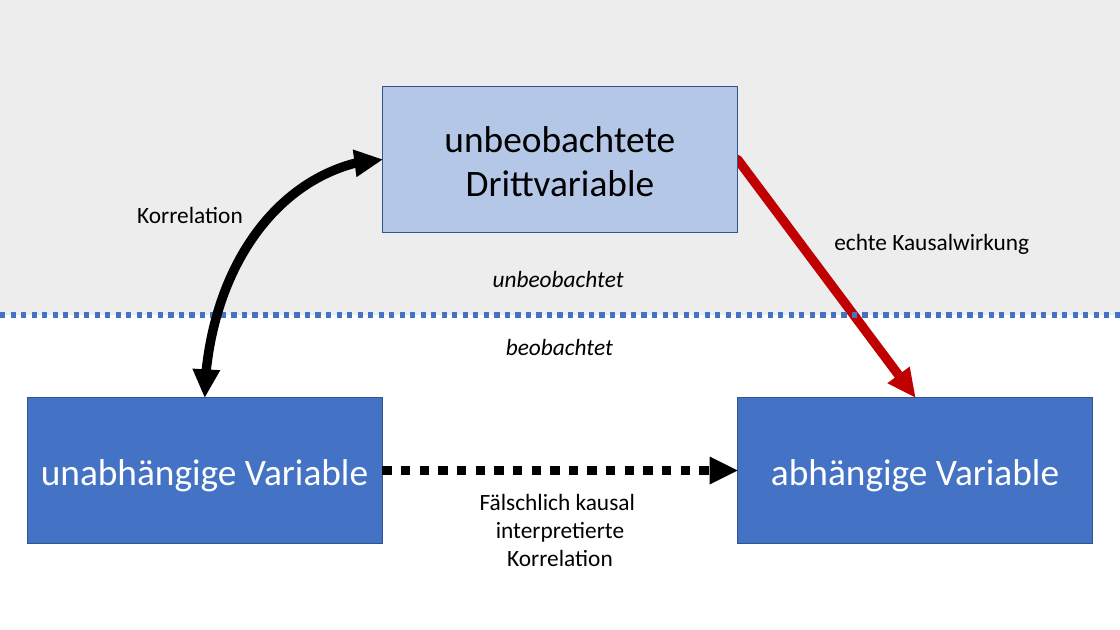
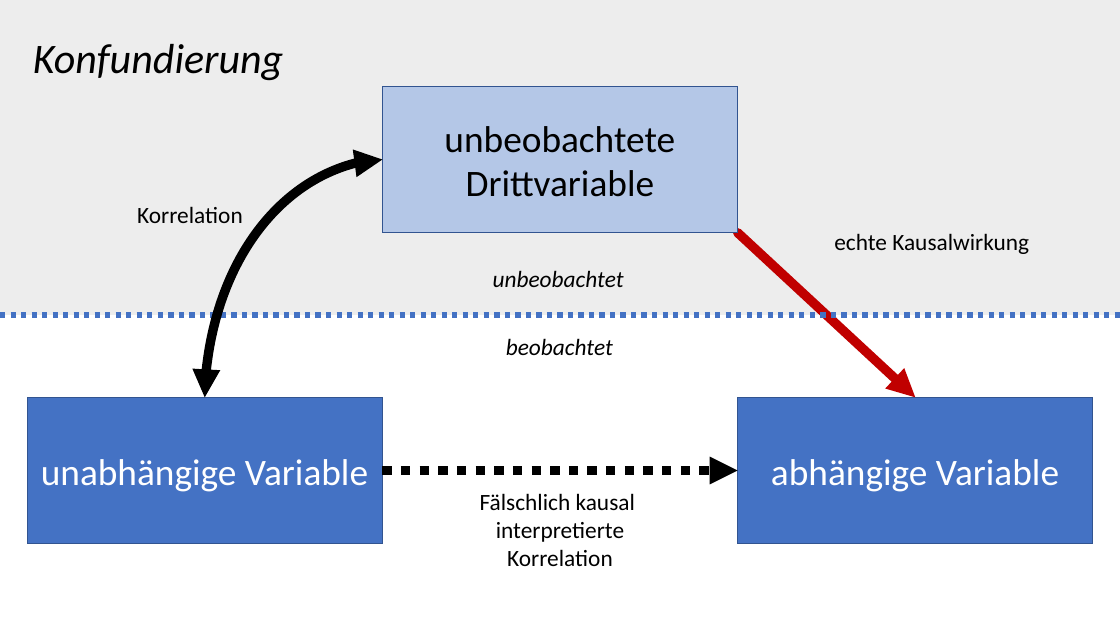
Before and after one commit to ctreffe/statspace, a slide deck: slide 1 of docs/files/slides.pptx. Drawn at 1120x630 pixels with LibreOffice and Linux fonts; fonts in the diff are those of the drawing. Boxes give left, top, right and bottom in pixels: in the first picture for what was removed or moved away, otherwise in the second. Text is boxed around its words. In the diff, an @@ line names an element or a change of style, - is before the commit and + after.

```diff
--- a/docs/files/slides.pptx
+++ b/docs/files/slides.pptx
@@ text added at bbox=[33, 44, 283, 81], 36 pt, text #000000, italic @@
+Konfundierung
@@ arrow moved from (738, 160) - (916, 397) to (738, 233) - (916, 397) @@
```
Also in this commit, not shown: 3 slides added, 7 other files.
